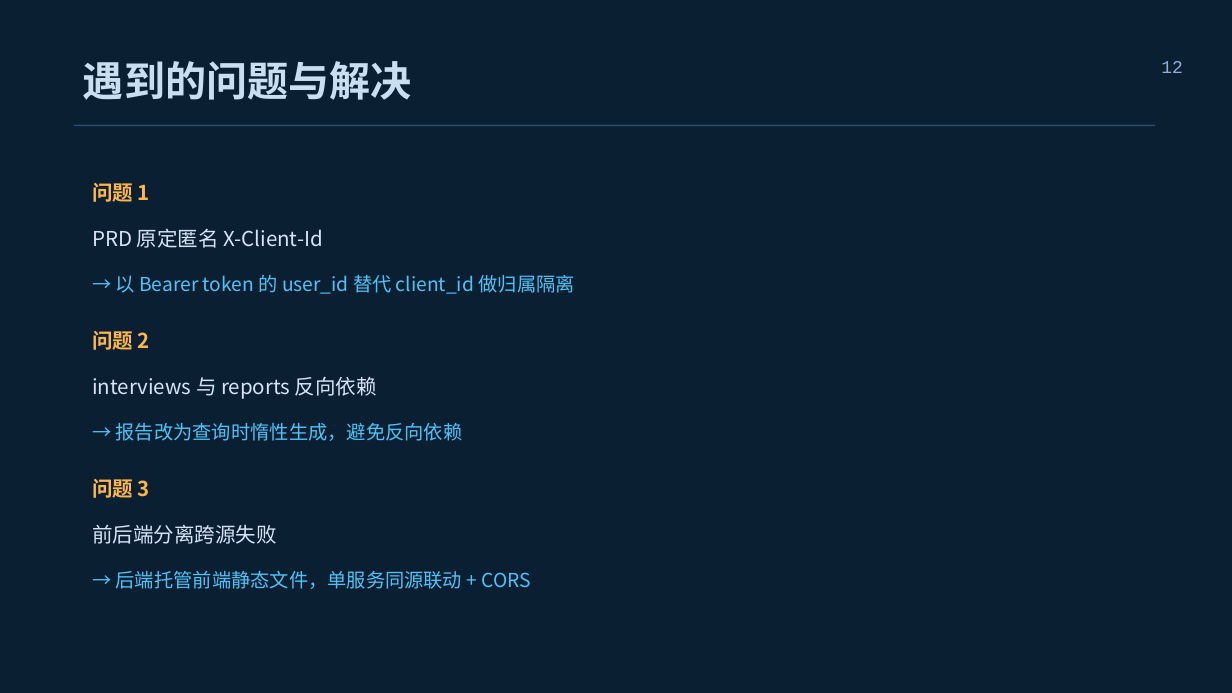
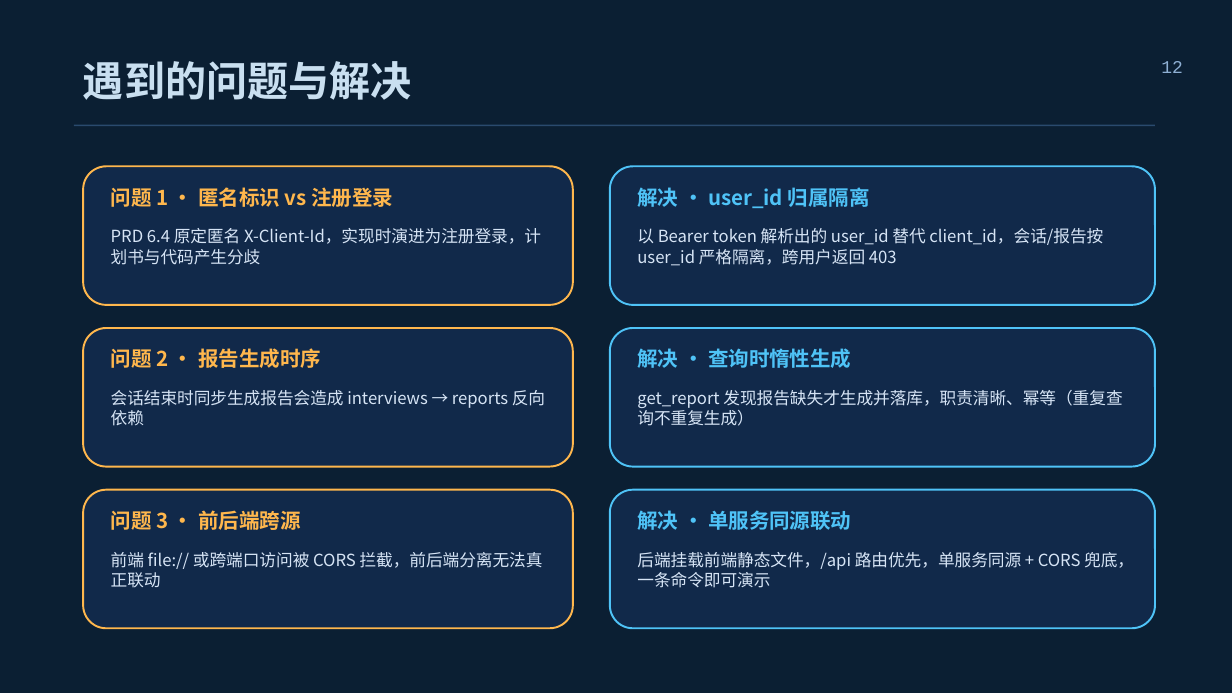
Before and after one commit to ray418-pets/interview-master, a slide deck: slide 12 of docs/ppts/AI智能面试助手-技术分享.pptx. Drawn at 1232x693 pixels with LibreOffice and Linux fonts; fonts in the diff are those of the drawing. Boxes give left, top, right and bottom in pixels: in the first picture for what was removed or moved away, otherwise in the second. Text is boxed around its words. In the diff, an @@ line names an element or a change of style, - is before the commit and + after.

Commit message:
docs: 完善 PPT 内容与设计
- 核心模块页补充源码级细节（方法签名/序列/关键设计）
- 问题解决页充实为问题→解决的对比结构
- 设计改为圆角卡片 + 强调色边框 + 流程箭头

```diff
--- a/docs/ppts/AI智能面试助手-技术分享.pptx
+++ b/docs/ppts/AI智能面试助手-技术分享.pptx
@@ rounded rectangle added at (x1=83, y1=166, x2=573, y2=305), fill #11294A, outline #FFB74D 1.5 pt @@
@@ rounded rectangle added at (x1=610, y1=166, x2=1155, y2=305), fill #11294A, outline #4FC3F7 1.5 pt @@
@@ text removed at (x1=92, y1=183, x2=150, y2=202) @@
-问题 1
@@ text at (x1=111, y1=187, x2=393, y2=207): text changed; text colour #D6E4F5 to #FFB74D; bold on @@
-PRD 原定匿名 X-Client-Id
+问题 1 · 匿名标识 vs 注册登录
@@ text added at (x1=637, y1=187, x2=870, y2=208), 16 pt, text #4FC3F7, bold @@
+解决 · user_id 归属隔离
@@ text at (x1=111, y1=228, x2=541, y2=265): text changed; size 15 to 13 pt; text colour #4FC3F7 to #D6E4F5 @@
-→ 以 Bearer token 的 user_id 替代 client_id 做归属隔离
+PRD 6.4 原定匿名 X-Client-Id，实现时演进为注册登录，计划书与代码产生分歧
@@ text at (x1=637, y1=228, x2=1103, y2=266): text changed; size 15 to 13 pt; text colour #4FC3F7 to #D6E4F5 @@
-→ 报告改为查询时惰性生成，避免反向依赖
+以 Bearer token 解析出的 user_id 替代 client_id，会话/报告按 user_id 严格隔离，跨用户返回 403
@@ rounded rectangle added at (x1=83, y1=328, x2=573, y2=467), fill #11294A, outline #FFB74D 1.5 pt @@
@@ rounded rectangle added at (x1=610, y1=328, x2=1155, y2=467), fill #11294A, outline #4FC3F7 1.5 pt @@
@@ text removed at (x1=92, y1=331, x2=150, y2=350) @@
-问题 2
@@ text added at (x1=111, y1=348, x2=321, y2=368), 16 pt, text #FFB74D, bold @@
+问题 2 · 报告生成时序
@@ text added at (x1=637, y1=348, x2=851, y2=368), 16 pt, text #4FC3F7, bold @@
+解决 · 查询时惰性生成
@@ text removed at (x1=92, y1=377, x2=377, y2=399) @@
-interviews 与 reports 反向依赖
@@ text added at (x1=111, y1=390, x2=545, y2=426), 13 pt, text #D6E4F5 @@
+会话结束时同步生成报告会造成 interviews → reports 反向依赖
@@ text added at (x1=637, y1=390, x2=1122, y2=426), 13 pt, text #D6E4F5 @@
+get_report 发现报告缺失才生成并落库，职责清晰、幂等（重复查询不重复生成）
@@ text removed at (x1=92, y1=479, x2=150, y2=498) @@
-问题 3
@@ rounded rectangle added at (x1=83, y1=490, x2=573, y2=628), fill #11294A, outline #FFB74D 1.5 pt @@
@@ rounded rectangle added at (x1=610, y1=490, x2=1155, y2=628), fill #11294A, outline #4FC3F7 1.5 pt @@
@@ text at (x1=111, y1=510, x2=300, y2=530): text changed; text colour #D6E4F5 to #FFB74D; bold on @@
-前后端分离跨源失败
+问题 3 · 前后端跨源
@@ text added at (x1=637, y1=510, x2=851, y2=530), 16 pt, text #4FC3F7, bold @@
+解决 · 单服务同源联动
@@ text added at (x1=111, y1=552, x2=543, y2=588), 13 pt, text #D6E4F5 @@
+前端 file:// 或跨端口访问被 CORS 拦截，前后端分离无法真正联动
@@ text at (x1=637, y1=552, x2=1134, y2=588): text changed; size 15 to 13 pt; text colour #4FC3F7 to #D6E4F5 @@
-→ 后端托管前端静态文件，单服务同源联动 + CORS
+后端挂载前端静态文件，/api 路由优先，单服务同源 + CORS 兜底，一条命令即可演示
```
Also in this commit, not shown: 12 other slides changed.
